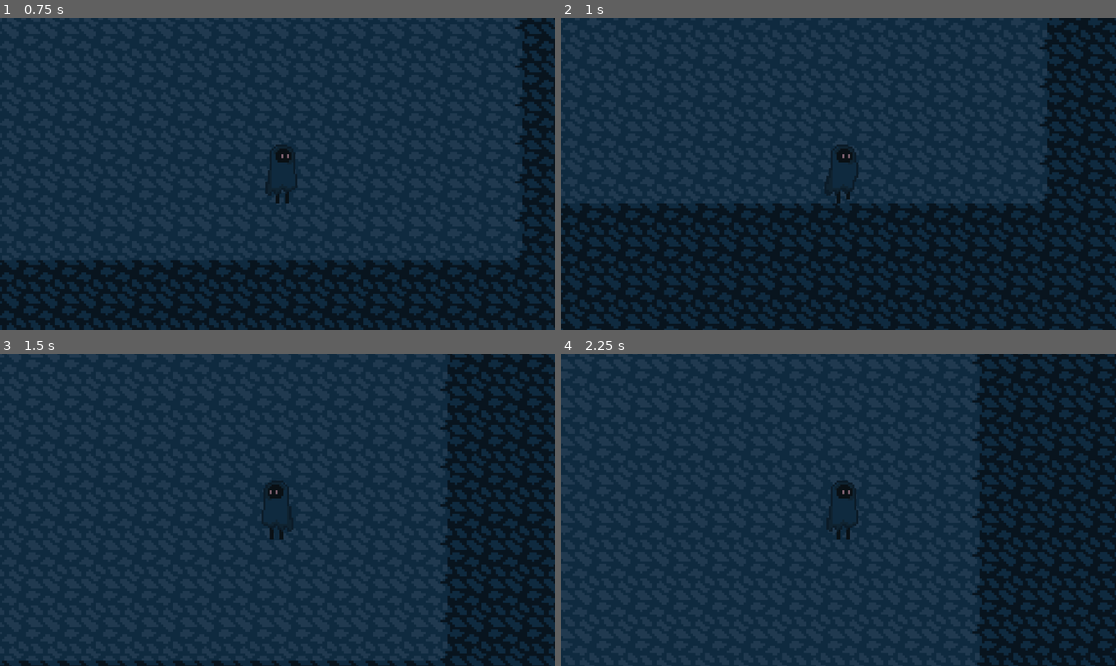
Above: before the commit, frames 1-4 (two rows, left to right).
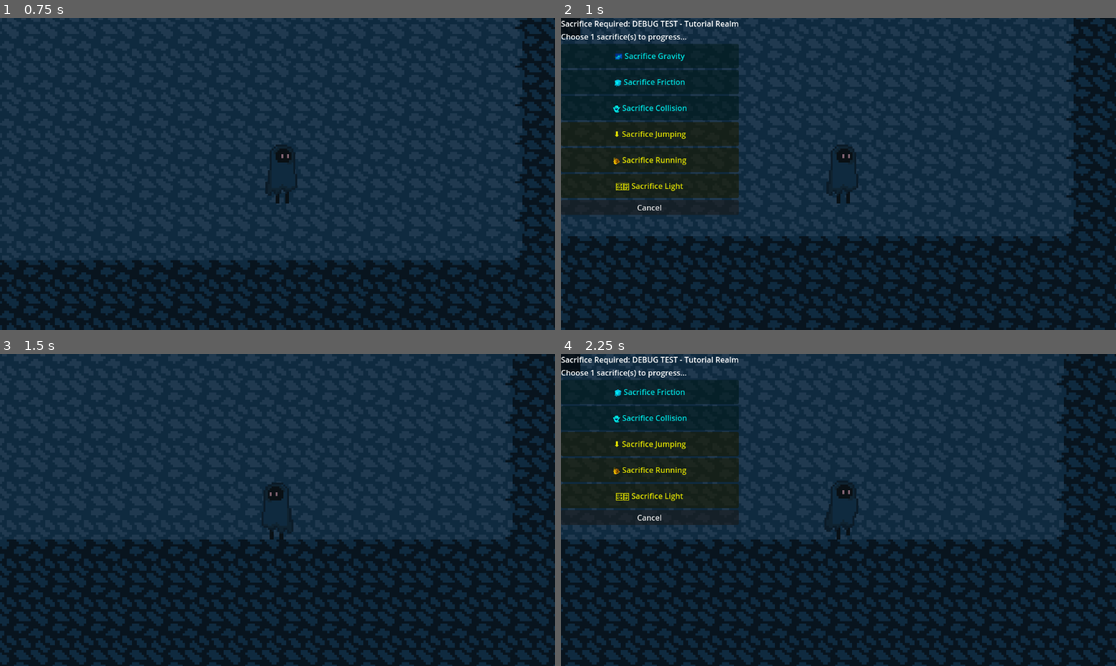
Above: after the commit, the same moments.

Repository: Sukarth/Hackclub-Jumpstart-Game
Game: Godot game, scene res://game.tscn
The game is run twice, just before and just after one commit, with the same random seed, the same clock (stepped at 60 frames per second) and the same inputs.
Inputs (mouse positions are in pixels of both pictures, inside the frame that each line leads up to):
- Up to frame 1 (0.75 s): tap Enter at 0.5 s; hold D (move_right) from 0.53 s (still down); hold Down (show_progress, bound only after the commit) from 0.53 s (still down)
- Up to frame 2 (1 s): keep holding D (move_right); keep holding Down (show_progress, bound only after the commit); tap Space (jump) at 0.77 s; tap Up (trigger_sacrifice, bound only after the commit) at 0.8 s
- Up to frame 3 (1.5 s): tap Space (jump) at 1.07 s; release D (move_right) at 1.25 s; release Down (show_progress, bound only after the commit) at 1.25 s; click (88, 391) at 1.25 s, where only the run after the commit has a clickable "🌌 Sacrifice Gravity"
- Up to frame 4 (2.25 s): hold D (move_right) from 2.03 s (still down); tap Up (trigger_sacrifice, bound only after the commit) at 2.1 s

Frame 1 is identical in both runs. In frame 2, 34% of the frame differs, in the area x 0-100%, y 0-100%; in frame 3, 28%; in frame 4, 42%.

Commit message:
ui changes

Diff:
--- a/player/player.gd
+++ b/player/player.gd
@@ -11,6 +11,9 @@
 var glitch_tween: Tween
 
 func _ready():
+	# Add to player group for trigger detection
+	add_to_group("player")
+
 	# Store original appearance
 	if sprite:
 		original_modulate = sprite.modulate
@@ -50,7 +53,7 @@
 	var direction := 0.0
 	if Input.is_action_pressed("move_left"):
 		direction -= 1.0
-	if Input.is_action_pressed("move_right"):
+	if Input.is_key_pressed(KEY_D):
 		direction += 1.0
 
 	var current_speed: float
@@ -174,7 +177,7 @@
 	if sacrifice_ui and sacrifice_ui.visible:
 		return
 
-	if event.is_action("debug"):
+	if Input.is_key_pressed(KEY_TAB):
 		print("🔍 DEBUG - Current sacrifices:")
 		print("  Gravity: ", not GameManager.has_gravity)
 		print("  Friction: ", not GameManager.has_friction)
--- a/project.godot
+++ b/project.godot
@@ -37,6 +37,16 @@
 , Object(InputEventKey,"resource_local_to_scene":false,"resource_name":"","device":-1,"window_id":0,"alt_pressed":false …(186 unchanged characters)…
 ]
 }
+move_up={
+"deadzone": 0.2,
+"events": [Object(InputEventKey,"resource_local_to_scene":false,"resource_name":"","device":-1,"window_id":0,"alt_pressed":false,"shift_pressed":false,"ctrl_pressed":false,"meta_pressed":false,"pressed":false,"keycode":0,"physical_keycode":87,"key_label":0,"unicode":119,"location":0,"echo":false,"script":null)
+]
+}
+move_down={
+"deadzone": 0.2,
+"events": [Object(InputEventKey,"resource_local_to_scene":false,"resource_name":"","device":-1,"window_id":0,"alt_pressed":false,"shift_pressed":false,"ctrl_pressed":false,"meta_pressed":false,"pressed":false,"keycode":0,"physical_keycode":83,"key_label":0,"unicode":115,"location":0,"echo":false,"script":null)
+]
+}
 jump={
 "deadzone": 0.2,
 "events": [Object(InputEventKey,"resource_local_to_scene":false,"resource_name":"","device":-1,"window_id":0,"alt_press …(191 unchanged characters)…
@@ -62,6 +72,21 @@
 "events": [Object(InputEventKey,"resource_local_to_scene":false,"resource_name":"","device":-1,"window_id":0,"alt_press …(195 unchanged characters)…
 ]
 }
+debug_info={
+"deadzone": 0.5,
+"events": [Object(InputEventKey,"resource_local_to_scene":false,"resource_name":"","device":-1,"window_id":0,"alt_pressed":false,"shift_pressed":false,"ctrl_pressed":false,"meta_pressed":false,"pressed":false,"keycode":0,"physical_keycode":4194306,"key_label":0,"unicode":0,"location":0,"echo":false,"script":null)
+]
+}
+trigger_sacrifice={
+"deadzone": 0.5,
+"events": [Object(InputEventKey,"resource_local_to_scene":false,"resource_name":"","device":-1,"window_id":0,"alt_pressed":false,"shift_pressed":false,"ctrl_pressed":false,"meta_pressed":false,"pressed":false,"keycode":0,"physical_keycode":4194320,"key_label":0,"unicode":0,"location":0,"echo":false,"script":null)
+]
+}
+show_progress={
+"deadzone": 0.5,
+"events": [Object(InputEventKey,"resource_local_to_scene":false,"resource_name":"","device":-1,"window_id":0,"alt_pressed":false,"shift_pressed":false,"ctrl_pressed":false,"meta_pressed":false,"pressed":false,"keycode":0,"physical_keycode":4194322,"key_label":0,"unicode":0,"location":0,"echo":false,"script":null)
+]
+}
 
 [rendering]
 
--- a/scripts/Game.gd
+++ b/scripts/Game.gd
@@ -4,15 +4,58 @@
 @onready var sacrifice_ui = $CanvasLayer/SacrificeChoice if has_node("CanvasLayer/SacrificeChoice") else null
 
 func _ready():
+	print("🎮 Game._ready() - Starting setup...")
+
+	# Try to find nodes in the scene if not direct children
+	if not level_manager:
+		level_manager = get_tree().get_first_node_in_group("level_manager")
+		print("  Found LevelManager via group: ", level_manager != null)
+	else:
+		print("  Found LevelManager as direct child: ", level_manager != null)
+
+	if not sacrifice_ui:
+		sacrifice_ui = get_tree().get_first_node_in_group("sacrifice_ui")
+		print("  Found SacrificeUI via group: ", sacrifice_ui != null)
+	else:
+		print("  Found SacrificeUI as direct child: ", sacrifice_ui != null)
+
 	if sacrifice_ui:
 		sacrifice_ui.hide()
+		print("  Hidden sacrifice UI")
 
 	if level_manager and sacrifice_ui:
+		print("  Connecting LevelManager to SacrificeUI...")
 		level_manager.set_sacrifice_ui(sacrifice_ui)
 		print("🎮 Game ready - all systems connected!")
 	else:
 		print("⚠️ Missing components - add LevelManager and SacrificeChoice UI")
+		if not level_manager:
+			print("  Missing: LevelManager")
+		if not sacrifice_ui:
+			print("  Missing: SacrificeChoice UI")
 
 func _input(event):
-	if sacrifice_ui and event.is_action_pressed("ui_page_down"):
-		sacrifice_ui.show_sacrifice_options("Test Level", 1, ["gravity", "friction", "jump"])
+	# Fallback debug trigger if LevelManager doesn't handle it
+	if event.is_action_pressed("trigger_sacrifice"):
+		debug_trigger_sacrifice_fallback()
+
+func debug_trigger_sacrifice_fallback():
+	"""Fallback function to trigger sacrifice UI from Game level"""
+	if not sacrifice_ui:
+		print("⚠️ [Game.gd DEBUG] No sacrifice UI available!")
+		return
+
+	# Get available sacrifices
+	var available_sacrifices: Array[String] = []
+	var all_possible = ["gravity", "friction", "collision", "jump", "run", "light"]
+
+	for sacrifice in all_possible:
+		if GameManager.can_make_sacrifice(sacrifice):
+			available_sacrifices.append(sacrifice)
+
+	if available_sacrifices.is_empty():
+		print("⚠️ [Game.gd DEBUG] All sacrifices already made!")
+		return
+
+	print("🎮 [Game.gd DEBUG] Opening sacrifice UI as fallback...")
+	sacrifice_ui.show_sacrifice_options("DEBUG - Game Fallback", 1, available_sacrifices)
--- a/scripts/LevelManager.gd
+++ b/scripts/LevelManager.gd
@@ -51,16 +51,21 @@
 var sacrifice_ui: Control = null
 
 func _ready():
+	add_to_group("level_manager")
 	print("🗺 LevelManager ready")
 	# Connect to GameManager signals if needed
 
 func set_sacrifice_ui(ui_node: Control):
+	print("🗺 LevelManager.set_sacrifice_ui() called with: ", ui_node)
 	sacrifice_ui = ui_node
 	if sacrifice_ui:
+		print("  UI node is valid, connecting signals...")
 		# Connect to sacrifice UI signals
 		sacrifice_ui.sacrifice_made.connect(_on_sacrifice_made)
 		sacrifice_ui.choice_cancelled.connect(_on_sacrifice_cancelled)
-		print("📝 Connected to SacrificeChoice UI")
+		print("📝 Connected to SacrificeChoice UI - reference stored!")
+	else:
+		print("  ⚠️ UI node is null!")
 
 func start_level(level_key: String):
 	if not level_key in levels:
@@ -95,7 +100,7 @@
 		return
 
 	# Filter available sacrifices (only show what hasn't been sacrificed yet)
-	var available_sacrifices = []
+	var available_sacrifices: Array[String] = []
 	for sacrifice in level_data.required_sacrifices:
 		if GameManager.can_make_sacrifice(sacrifice):
 			available_sacrifices.append(sacrifice)
@@ -160,7 +165,7 @@
 	if current_index >= 0 and current_index < level_order.size() - 1:
 		return level_order[current_index + 1]
 	else:
-		return ""  # No more levels
+		return "" # No more levels
 
 func get_current_level_info() -> Dictionary:
 	return levels.get(current_level, {})
@@ -179,12 +184,50 @@
 # Debug functions
 func _input(event):
 	# Temporary test controls (remove later)
-	if event.is_action_pressed("ui_page_down"):  # Page Down
+	if event.is_action_pressed("trigger_sacrifice"): # Down Arrow
 		print("🔮 [DEBUG] Triggering sacrifice requirement")
-		trigger_sacrifice_requirement("Debug test")
-
-	elif event.is_action_pressed("ui_page_up"):  # Page Up
+		debug_trigger_sacrifice()
+
+	elif event.is_action_pressed("show_progress"): # Up Arrow
 		print("📊 [DEBUG] Progress summary:")
 		var summary = get_progress_summary()
 		for key in summary:
 			print("  ", key, ": ", summary[key])
+
+func debug_trigger_sacrifice():
+	"""Debug function to trigger sacrifice UI regardless of level requirements"""
+	print("🔮 [DEBUG] Forcing sacrifice UI to open...")
+	print("  Current sacrifice_ui reference: ", sacrifice_ui)
+	print("  Is sacrifice_ui valid? ", sacrifice_ui != null)
+
+	# Try to find UI again if it's null
+	if not sacrifice_ui:
+		print("  Attempting to find UI in scene tree...")
+		sacrifice_ui = get_tree().get_first_node_in_group("sacrifice_ui")
+		print("  Found via group search: ", sacrifice_ui != null)
+
+	# Get all available sacrifices (not already made)
+	var available_sacrifices: Array[String] = []
+	var all_possible = ["gravity", "friction", "collision", "jump", "run", "light"]
+
+	for sacrifice in all_possible:
+		if GameManager.can_make_sacrifice(sacrifice):
+			available_sacrifices.append(sacrifice)
+
+	print("  Available sacrifices: ", available_sacrifices)
+
+	if available_sacrifices.is_empty():
+		print("⚠️ [DEBUG] No sacrifices available - all have been made!")
+		return
+
+	# Show sacrifice UI if available
+	if sacrifice_ui:
+		print("  Calling sacrifice_ui.show_sacrifice_options()...")
+		sacrifice_ui.show_sacrifice_options(
+			"DEBUG TEST - " + levels[current_level].name,
+			1,
+			available_sacrifices
+		)
+		print("✨ [DEBUG] Sacrifice UI should now be visible!")
+	else:
+		print("⚠️ [DEBUG] No sacrifice UI found! UI reference is null.")
--- a/scripts/SacrificeTrigger.gd
+++ b/scripts/SacrificeTrigger.gd
@@ -3,10 +3,10 @@
 
 # Configuration (set in editor or script)
 @export var trigger_message: String = "Progress requires sacrifice..."
-@export var required_sacrifices: Array[String] = []  # Specific sacrifices, or empty for any
-@export var sacrifice_count: int = 1  # How many sacrifices needed
-@export var one_time_only: bool = true  # Trigger only once
-@export var level_name_override: String = ""  # Custom level name for UI
+@export var required_sacrifices: Array[String] = [] # Specific sacrifices, or empty for any
+@export var sacrifice_count: int = 1 # How many sacrifices needed
+@export var one_time_only: bool = true # Trigger only once
+@export var level_name_override: String = "" # Custom level name for UI
 
 # Internal state
 var has_triggered: bool = false
@@ -26,7 +26,7 @@
 
 func _on_body_entered(body: Node2D):
 	# Check if it's the player
-	if not body.is_in_group("player") and not body.name.to_lower().contains("player"):
+	if not body.is_in_group("player"):
 		return
 
 	if one_time_only and has_triggered:
@@ -38,7 +38,7 @@
 
 func _on_body_exited(body: Node2D):
 	# Optional: Handle player leaving trigger area
-	if body.is_in_group("player") or body.name.to_lower().contains("player"):
+	if body.is_in_group("player"):
 		print("⚡ Player left SacrificeTrigger area")
 
 func trigger_sacrifice_requirement():
@@ -82,7 +82,7 @@
 
 func get_available_sacrifices() -> Array[String]:
 	"""Get list of sacrifices that can still be made"""
-	var available = []
+	var available: Array[String] = []
 
 	if required_sacrifices.is_empty():
 		# Default: all possible sacrifices
@@ -117,12 +117,13 @@
 		# Draw trigger area outline in debug mode
 		var shape = $CollisionShape2D.shape if has_node("CollisionShape2D") else null
 		if shape and shape is RectangleShape2D:
-			var rect = Rect2(-shape.size/2, shape.size)
+			var rect = Rect2(-shape.size / 2, shape.size)
 			var color = Color.YELLOW if not has_triggered else Color.GRAY
 			color.a = 0.3
 			draw_rect(rect, color)
 			# Draw trigger message
-			draw_string(get_theme_default_font(), Vector2(-50, -shape.size.y/2 - 10),
+			var font = ThemeDB.fallback_font
+			draw_string(font, Vector2(-50, -shape.size.y / 2 - 10),
 					   trigger_message, HORIZONTAL_ALIGNMENT_CENTER, -1, 12, color)
 
 # Make this node detectable by groups
--- a/ui/SacrificeChoice.gd
+++ b/ui/SacrificeChoice.gd
@@ -16,8 +16,16 @@
 var current_choices: Array[Dictionary] = []
 
 func _ready():
+	# Add to groups for easy finding
+	add_to_group("sacrifice_ui")
+	add_to_group("ui")
+
+	# Enable processing during pause
+	process_mode = Node.PROCESS_MODE_ALWAYS
+
 	# Connect cancel button if it exists
 	if cancel_button:
+		cancel_button.process_mode = Node.PROCESS_MODE_ALWAYS
 		cancel_button.pressed.connect(_on_cancel_pressed)
 
 	# Start hidden
@@ -72,6 +80,9 @@
 
 	var button = Button.new()
 	var sacrifice_info = get_sacrifice_info(sacrifice_name)
+
+	# Enable button to work during pause
+	button.process_mode = Node.PROCESS_MODE_ALWAYS
 
 	button.text = sacrifice_info.title
 	button.tooltip_text = sacrifice_info.description
@@ -141,6 +152,7 @@
 			}
 
 func _on_sacrifice_chosen(sacrifice_name: String, sacrifice_type: String):
+	print("🔥 [SacrificeUI] Button clicked: ", sacrifice_name, " (type: ", sacrifice_type, ")")
 	print("✨ Sacrifice chosen: ", sacrifice_name, " (type: ", sacrifice_type, ")")
 
 	# Apply the sacrifice through GameManager
@@ -158,6 +170,7 @@
 	hide_ui()
 
 func _on_cancel_pressed():
+	print("🔥 [SacrificeUI] Cancel button clicked!")
 	print("❌ Sacrifice cancelled")
 	choice_cancelled.emit()
 	hide_ui()
@@ -179,5 +192,5 @@
 
 # Handle input while UI is shown
 func _input(event):
-	if visible and event.is_action_pressed("ui_cancel"):
+	if visible and event is InputEventKey and event.pressed and event.keycode == KEY_ESCAPE:
 		_on_cancel_pressed()
